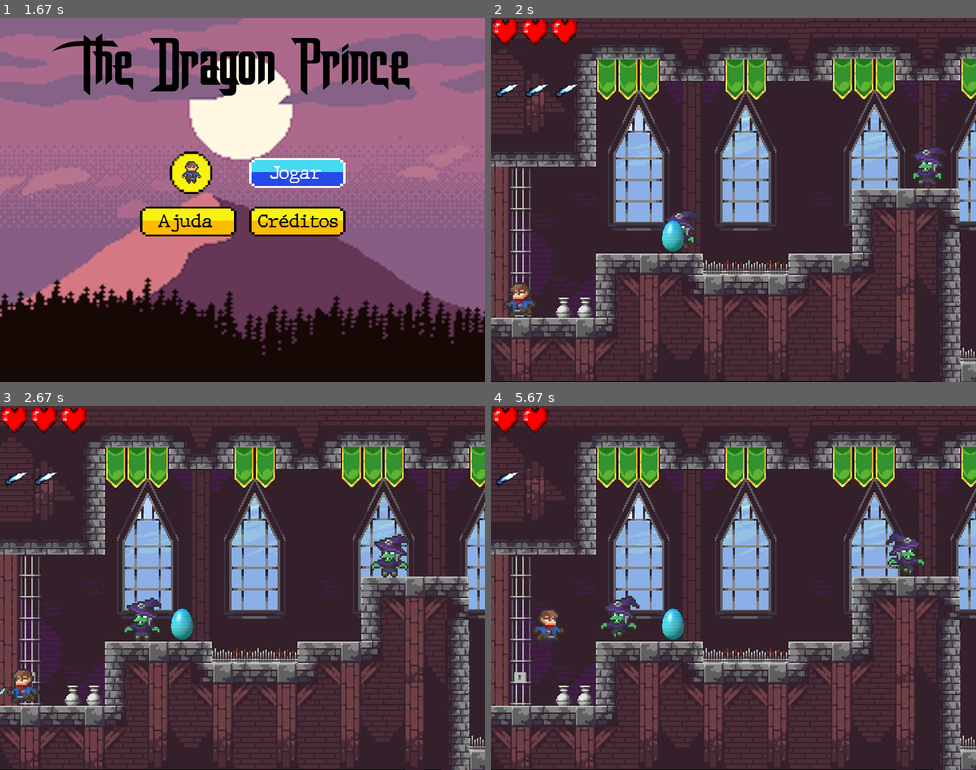
Above: before the commit, frames 1-4 (two rows, left to right).
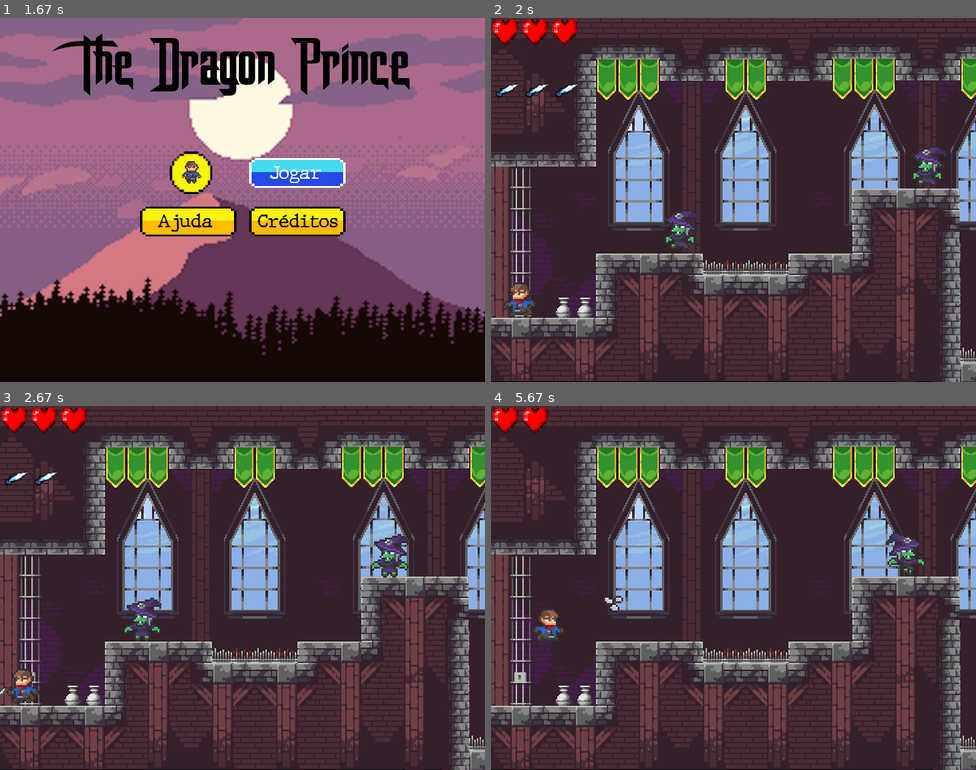
Above: after the commit, the same moments.

Repository: samarasrs/Projeto_ces22
Game: pygame game, started from Dragon_Prince_Level1.py
Same seed, same stepped clock (60 frames per second), same inputs: the game is played once before the commit and once after it.
Inputs:
- Up to frame 1 (1.67 s): hold Right 0.33-0.8 s; tap Enter at 1.33 s
- Up to frame 2 (2 s): hold Left from 1.67 s (still down)
- Up to frame 3 (2.67 s): release Left at 2.2 s; tap S at 2.23 s; hold Left from 2.57 s (still down)
- Up to frame 4 (5.67 s): release Left at 2.97 s; hold Up 3-3.37 s; tap S at 3.15, 4.72 s; hold Right 3.4-4.03 s; hold Left 4.07-4.53 s; hold Right 4.57-5.03 s; hold Up 5.07-5.37 s; hold Right from 5.4 s (still down)

Frame 1 is identical in both runs. In frame 2, 0.3% of the frame differs, in the area x 35-40%, y 55-65%; in frame 3, 0.3%; in frame 4, 0.8%, in the area x 1-40%, y 18-65%.

Commit message:
inserido som de gameover e arrumado bug do ovo

Diff:
--- a/data/components/egg.py
+++ b/data/components/egg.py
@@ -7,7 +7,7 @@
 class Egg(pg.sprite.Sprite):
     def __init__(self, is_witch):
         pg.sprite.Sprite.__init__(self)
-        self.sprite_sheet = setup.GFX['witch']
+        self.sprite_sheet = setup.GFX['egg']
 
         self.sprite_sheet_morcego = setup.GFX['morcego']
 
@@ -25,7 +25,8 @@
 
 
 
-        self.image = self.standing_frames[0]
+        self.image = self.get_image(68, 52, 120, 165)
+        self.image.set_colorkey(c.BLACK)
         self.rect = self.image.get_rect()
         self.mask = pg.mask.from_surface(self.image)
 
@@ -45,14 +46,11 @@
         # Pega imagem do arquivo filename
         image = pg.Surface((width, height))
         rect = image.get_rect()
-        if self.is_witch:
-            image.blit(self.sprite_sheet, (0, 0), (x, y, width, height))
-        else:
-            #print("morcego")
-            image.blit(self.sprite_sheet_morcego, (0, 0), (x, y, width, height))
+        image.blit(self.sprite_sheet, (0, 0), (x, y, width, height))
+
         image = pg.transform.scale(image,
-                                   (int(rect.width * c.SIZE_MULTIPLIER),
-                                    int(rect.height * c.SIZE_MULTIPLIER)))
+                                   (int(rect.width *c.SIZE_EGG),
+                                    int(rect.height * c.SIZE_EGG)))
         return image
 
 
--- a/data/constants.py
+++ b/data/constants.py
@@ -36,6 +36,9 @@
 FLYING = 'voando'
 EXPLODING = 'explodindo'
 
+#EGG
+
+SIZE_EGG = 0.4
 
 
 #looking
--- a/data/states/game_over.py
+++ b/data/states/game_over.py
@@ -160,6 +160,8 @@
                         self.done = True
                     elif self.cursor == c.BOTAO_NAO:
                         self.next = c.MAIN_MENU
+                        pg.mixer.music.load(setup.MUSIC['menu'])
+                        pg.mixer.music.play(-1)
                         self.done = True
                     self.cursor = c.BOTAO0
 
--- a/data/states/level1.py
+++ b/data/states/level1.py
@@ -47,7 +47,8 @@
 
     def setup_egg(self):
         self.egg1 = egg.Egg(True)
-        self.egg1.rect.midbottom = (50,50)
+        self.egg1.rect.x = 1220
+        self.egg1.rect.y = 450
 
 
     def setup_witch(self):
@@ -368,7 +369,8 @@
                 self.callum.vel.y = 0
                 self.callum.rect.bottom = espinho.rect.top
                 if self.callum.die_timer == 0:
-                    self.callum_damage_sound()
+                    setup.SFX['pain'].play()
+                    #self.callum_damage_sound()
                 self.callum.star_death(self.game_info)
                 #self.callum.number_of_lifes -= 1
         if ground == None and plataforma == None and pedra == None:
@@ -398,11 +400,12 @@
                 if self.callum.vel.x >= 0:
                     self.callum.rect.right -= 25
                     self.callum.vel.x = - 20
-                    hit.dead = False
+                    hit.dead = True
                 else:
                     self.callum.rect.left += 40
                     self.callum.vel.x = + 5
-                self.callum_damage_sound()
+                setup.SFX['pain'].play()
+                #self.callum_damage_sound()
 
     def check_power_collision(self):
 
@@ -446,7 +449,7 @@
 
         # Grupo para o sprite do ovo
 
-        self.egg_group = pg.sprite.Group()
+        self.egg_group = pg.sprite.Group(self.egg1)
 
 # AJUSTES
 
@@ -591,6 +594,10 @@
                 self.som.state = self.area
                 print("mudou para floresta!")
                 self.som.update()
+        if self.game_info[c.CALLUM_DEAD] == True:
+            self.som.stop_music()
+            #self.som_gameover = pg.mixer.Sound(os.path.join('resources', 'sound', 'game_over.wav'))
+            setup.SFX['game_over'].play()
 
 
 # BLIT
@@ -600,6 +607,9 @@
         self.level.blit(self.background, self.camera, self.camera)
         # desenhando o heroi e os inimigos na tela
         self.callum_and_enemy_group.draw(self.level)
+        # desenhando o ovo na tela
+        if self.callum.number_of_eggs <1:
+            self.egg_group.draw(self.level)
         # desenhando o poder na tela
         self.power1_group.draw(self.level)
         #### ???????????
@@ -623,12 +633,13 @@
 
     def show_power1(self):
         # apresentando na tela quantos "poderes 1" o heroi possui
-        self.power1_image = self.get_power1_image(383, 211, 55, 32)
-        self.power1_image.set_colorkey(c.BLACK)
-        self.power1_rect = self.power1_image.get_rect()
-        self.power1_rect.x = 0
-        self.power1_rect.y = 105
-        setup.TELA.blit(self.power1_image, self.power1_rect)
+        if self.callum.power1_count >0:
+            self.power1_image = self.get_power1_image(383, 211, 55, 32)
+            self.power1_image.set_colorkey(c.BLACK)
+            self.power1_rect = self.power1_image.get_rect()
+            self.power1_rect.x = 0
+            self.power1_rect.y = 105
+            setup.TELA.blit(self.power1_image, self.power1_rect)
 
         if self.callum.power1_count > 1:
 
@@ -661,12 +672,13 @@
 
     def show_heart(self):
         # apresentando na tela quantos "corações" o heroi possui
-        self.heart_image = self.get_heart_image(0, 0, 16, 16)
-        self.heart_image.set_colorkey(c.BLACK)
-        self.heart_rect = self.heart_image.get_rect()
-        self.heart_rect.x = 0
-        self.heart_rect.y = 0
-        setup.TELA.blit(self.heart_image, self.heart_rect)
+        if self.callum.number_of_lifes > 0:
+            self.heart_image = self.get_heart_image(0, 0, 16, 16)
+            self.heart_image.set_colorkey(c.BLACK)
+            self.heart_rect = self.heart_image.get_rect()
+            self.heart_rect.x = 0
+            self.heart_rect.y = 0
+            setup.TELA.blit(self.heart_image, self.heart_rect)
 
         if self.callum.number_of_lifes > 1:
 
@@ -696,6 +708,7 @@
                                    (int(rect.width // 3),
                                     int(rect.height // 3)))
         return image
+
     def show_egg(self):
         # apresentando na tela quantos "corações" o heroi possui
 
@@ -705,11 +718,8 @@
         if self.callum.number_of_eggs > 0:
             self.egg_rect.x = 0
             self.egg_rect.y = 50
-        else:
-            self.egg_rect.midbottom = (300, 388)
-
-
-        setup.TELA.blit(self.egg_image, self.egg_rect)
+            setup.TELA.blit(self.egg_image, self.egg_rect)
+
 
 # UPDATES
 
@@ -752,14 +762,17 @@
         self.egg1.update(self.game_info)
 
         self.update_number_of_eggs()
-        self.show_egg()
+        #self.show_egg()
 
         self.adjust_sprites_positions()
         self.check_callum_dead()
         self.update_camera()
+
     def update_number_of_eggs(self):
-        if self.callum.rect.x > 240:
+        collider = pg.sprite.spritecollideany(self.callum, self.egg_group)
+        if (collider):
             self.callum.number_of_eggs = 1
+
     def end_game(self):
         self.next = c.GAME_OVER
         if self.callum.die_timer == 150:
Not shown, added: resources/sound/game_over.wav
Not shown, added: resources/sound/pain.wav
